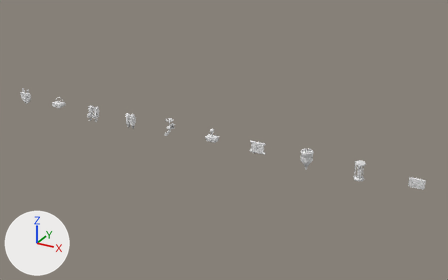
Renders of the glTF model hoppys-adventure-arcade/Assets/runner/props/pickup_props.glb from each side of a commit.
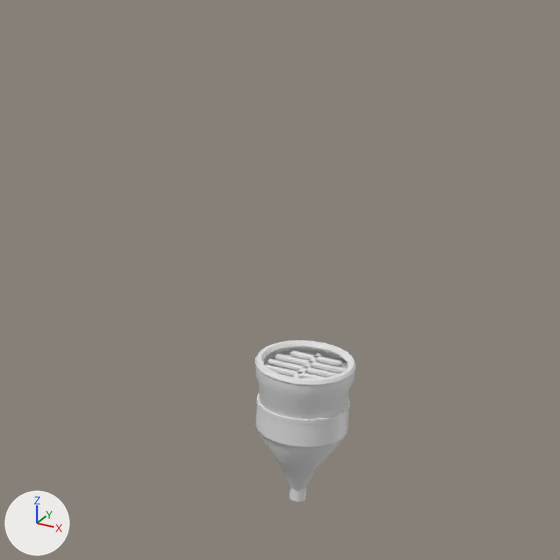
The first picture shows the older version from a camera (50 mm lens) standing at (21.29, -19.56, 9.82) and looking at (10.24, 0.54, -0.23). The close-ups show the older and then the newer version on the part from 60% to 76% of the width and 37% to 63% of the height of that picture. Only the edits that show in the close-ups are written down. Lighting does not change. The marker at lower left points along +X, +Y and +Z. Where no turn or scale is listed for an object, it has been applied to the vertices. Vertices at exactly the same position are counted once.

Objects in the first close-up: 'lint_rule__InnerCore__0', 'lint_rule__Ring__0'.
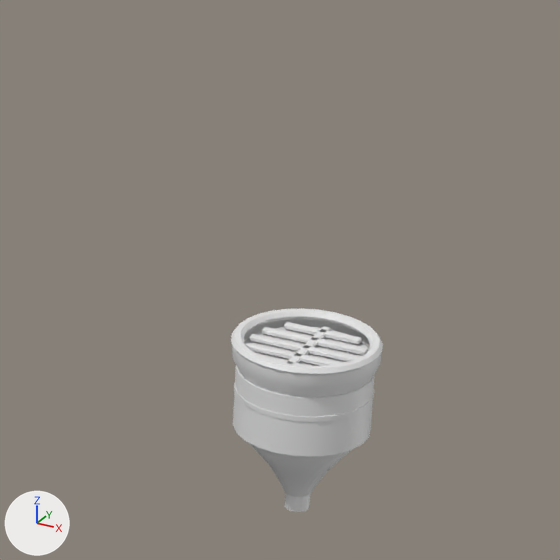
The change, as a list of edits to the scene's bpy script:
```text
Change me_lint_rule__innercore:
    used by ob_lint_rule__innercore__0; location = (14.0, 0.0, 0.275)
    remove me_lint_rule__innercore.from_pydata(...)  # 144 vertices, 264 faces; spans x -0.19..0.19, y -0.18..0.18, z -0.01..0.01
    add me_lint_rule__innercore.from_pydata(...)  # 144 vertices, 264 faces; spans x -0.285..0.285, y -0.27..0.27, z -0.012..0.012
    me_lint_rule__innercore part 1: the whole mesh is scaled about its middle by (1.5, 1.5, 1.22)
Change me_lint_rule__ring:
    used by ob_lint_rule__ring__0; location = (14.0, 0.0, 0.0)
    remove me_lint_rule__ring.from_pydata(...)  # 498 vertices, 960 faces; spans x -0.24..0.24, y -0.24..0.24, z -0.41..0.322
    add me_lint_rule__ring.from_pydata(...)  # 498 vertices, 960 faces; spans x -0.36..0.36, y -0.36..0.36, z -0.455..0.438
    me_lint_rule__ring part 2: the loose piece of 342 vertices spanning x -0.24..0.24, y -0.24..0.24, z -0.34..0.322 is scaled about its middle by (1.5, 1.5, 1.22), then moved by (0.0, 0.0, 0.043)
    me_lint_rule__ring part 3: the loose piece of 44 vertices spanning x -0.217..0.217, y -0.22..0.22, z -0.03..0.09 is scaled about its middle by (1.5, 1.5, 2.54), then moved by (0.0, 0.0, 0.094)
    me_lint_rule__ring part 4: the loose piece of 44 vertices spanning x -0.22..0.22, y -0.222..0.222, z 0.09..0.11 is scaled about its middle by (1.5, 1.5, 1.22), then moved by (0.0, 0.0, 0.067)
    me_lint_rule__ring part 5: the loose piece of 24 vertices spanning x -0.04..0.04, y -0.04..0.04, z -0.41..-0.33 is scaled about its middle by (1.5, 1.5, 1.22), then moved by (0.0, 0.0, -0.036)
    me_lint_rule__ring part 6: the loose piece of 44 vertices spanning x -0.203..0.203, y -0.205..0.205, z 0.24..0.26 is scaled about its middle by (1.5, 1.5, 1.22), then moved by (0.0, 0.0, 0.1)
Change ob_lint_rule__innercore__0:
    ob_lint_rule__innercore__0.location: (14.0, 0.0, 0.275) -> (14.0, 0.0, 0.38)
```

Location of each change, (x1, y1, x2, y2) in pixels of the close-ups (560 x 560 px; the box of a moved part takes in the faces that stretch with it):
'lint_rule__Ring__0', reshaped (50% wider, 26% taller)
    before: (255, 340, 356, 502)
    after: (231, 308, 383, 512)
'lint_rule__InnerCore__0', moved, rescaled (52% wider, 55% taller)
    before: (266, 351, 346, 379)
    after: (246, 322, 368, 366)
part 2 of me_lint_rule__ring, moved or reshaped
    before: (255, 340, 356, 489)
    after: (231, 308, 383, 497)
part 3 of me_lint_rule__ring, moved or reshaped
    before: (256, 405, 349, 447)
    after: (233, 366, 375, 456)
part 4 of me_lint_rule__ring, moved or reshaped
    before: (256, 393, 350, 424)
    after: (234, 383, 374, 422)
part 5 of me_lint_rule__ring, moved or reshaped
    before: (289, 487, 306, 502)
    after: (285, 493, 310, 512)
part 6 of me_lint_rule__ring, moved or reshaped (mostly hidden before)
    before: (264, 355, 346, 377)
    after: (244, 327, 369, 366)
